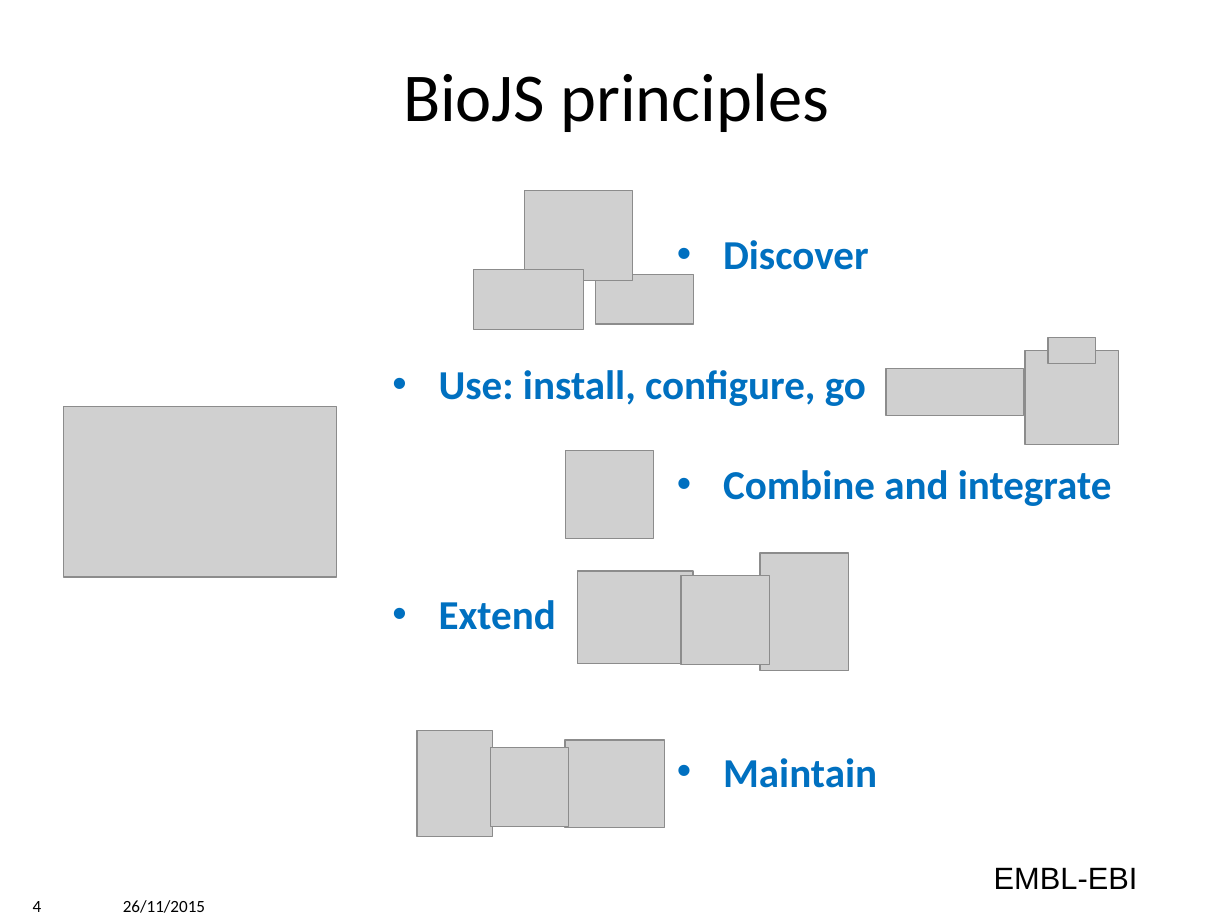
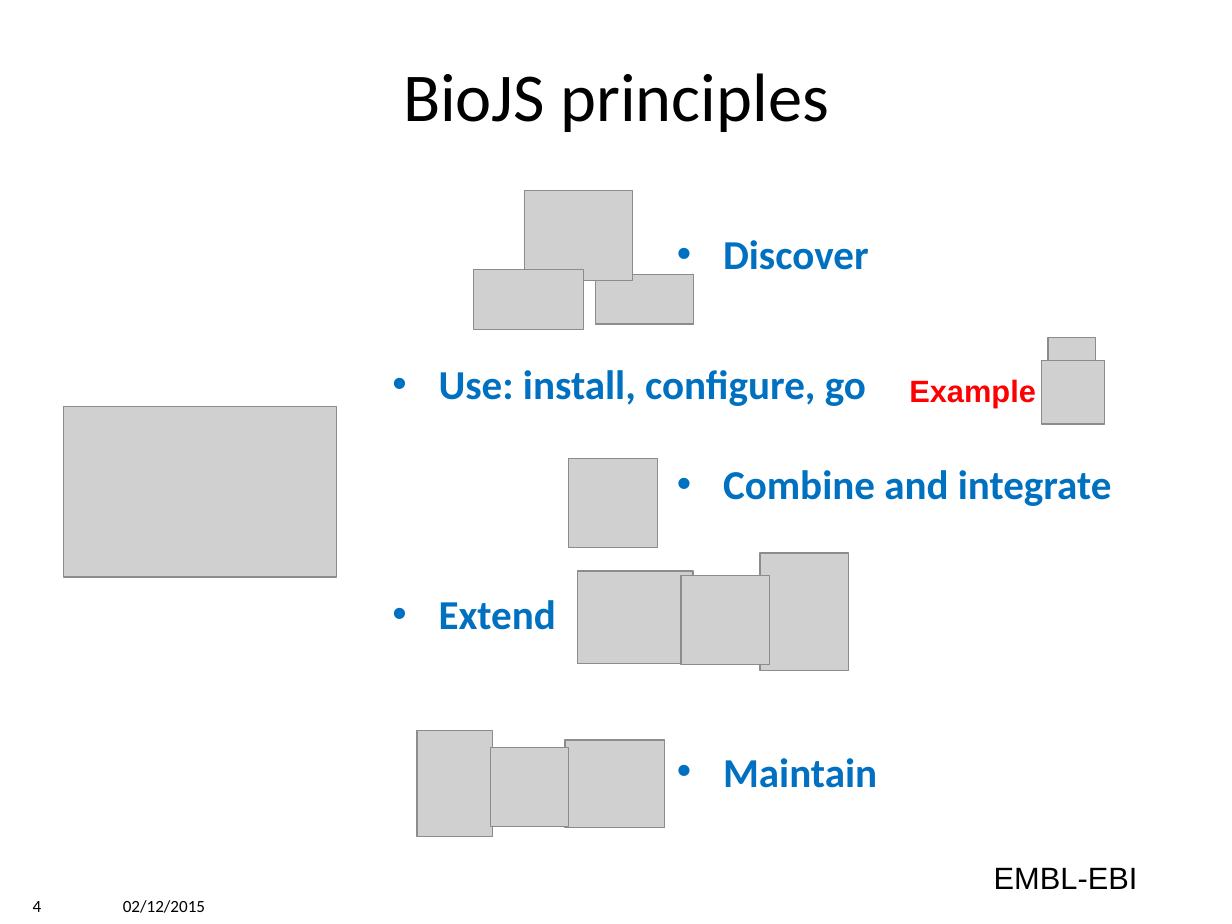
Before and after one commit to ebi-uniprot/ProtVista, a slide deck: slide 4 of hands-on/BioJS_short_Intro.pptx. Drawn at 1232x924 pixels with LibreOffice and Linux fonts; fonts in the diff are those of the drawing; grey boxes stand for pictures; background and template pictures are left out. Boxes give left, top, right and bottom in pixels: in the first picture for what was removed or moved away, otherwise in the second. Text is boxed around its words. In the diff, an @@ line names an element or a change of style, - is before the commit and + after.

```diff
--- a/hands-on/BioJS_short_Intro.pptx
+++ b/hands-on/BioJS_short_Intro.pptx
@@ picture removed at <box>1025,351,1119,445</box> @@
@@ picture removed at <box>886,368,1024,415</box> @@
@@ text added at <box>909,379,1036,407</box>, 18 pt, text #FF0000, bold @@
+Example
@@ picture added at <box>1041,361,1104,424</box> @@
@@ picture: place and size @@
-picture at <box>565,451,653,538</box>
+picture at <box>569,458,658,547</box>
@@ text at <box>123,900,205,913</box>: text changed @@
-26/11/2015
+02/12/2015
```
Also in this commit, not shown: 8 other slides changed, 1 slide added, 1 other file.
